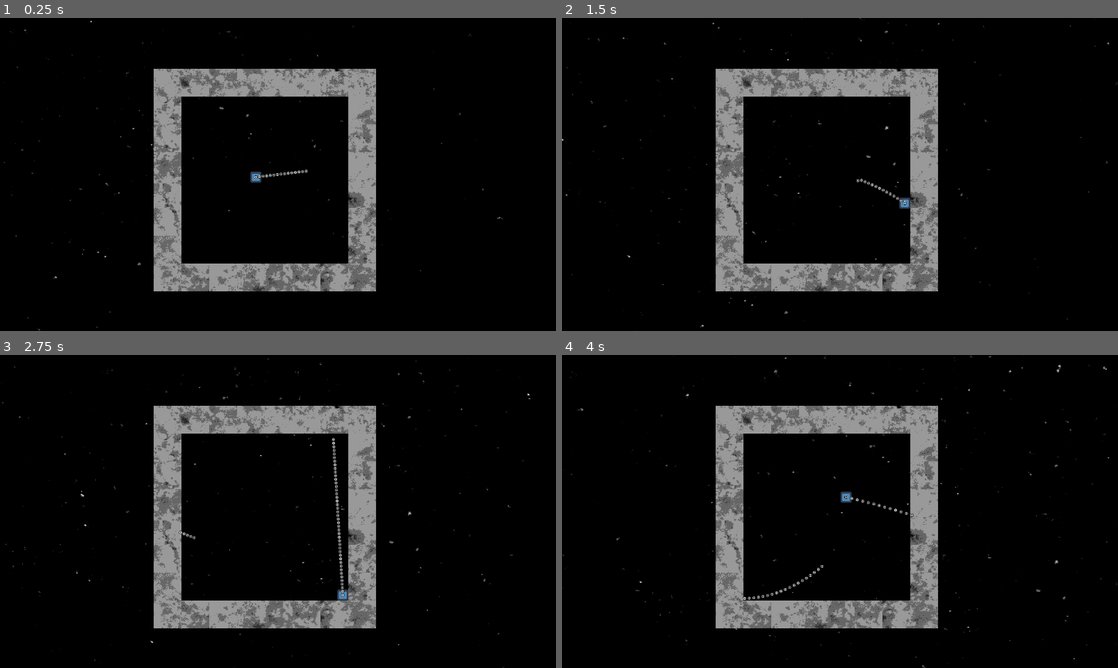
Above: before the commit, frames 1-4 (two rows, left to right).
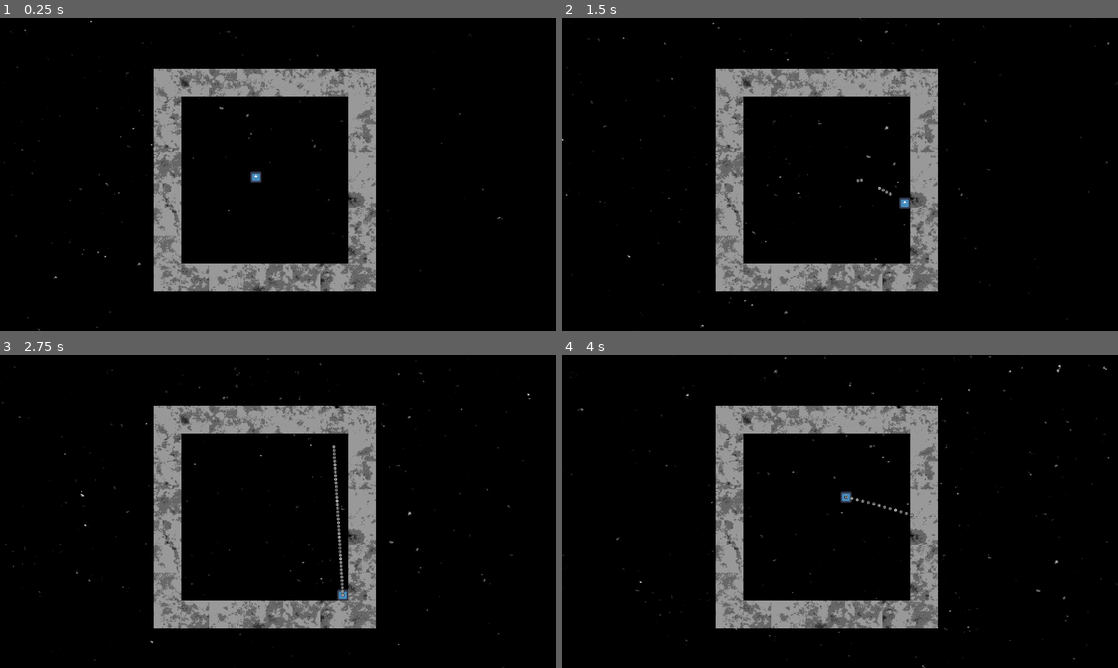
Above: after the commit, the same moments.

Repository: Indivicivet/ludumdare54
Game: Godot game, scene res://ludumdare54.tscn
The game is run twice, just before and just after one commit, with the same random seed, the same clock (stepped at 60 frames per second) and the same inputs. The engine's default icon, where the game draws it, is replaced by a stand-in: a white triangle on a blue panel in a dark square.
Inputs (mouse positions are in pixels of both pictures, inside the frame that each line leads up to):
- Up to frame 1 (0.25 s): no input
- Up to frame 2 (1.5 s): move the mouse to (962, 158) at 0.52 s; press the mouse at (962, 158) at 0.53 s; hold Right (right) 0.53-1.28 s; move the mouse to (728, 190) at 1.27 s; release the mouse at (728, 190) at 1.28 s; hold Down (down) from 1.28 s (still down); click (728, 190) at 1.35 s
- Up to frame 3 (2.75 s): move the mouse to (333, 442) at 2.02 s; release Down (down) at 2.03 s; press the mouse at (333, 442) at 2.03 s; hold Right (right) from 2.03 s (still down)
- Up to frame 4 (4 s): move the mouse to (812, 574) at 2.77 s; release Right (right) at 2.78 s; release the mouse at (812, 574) at 2.78 s; hold Up (up) 2.78-3.53 s; click (812, 574) at 2.85 s; move the mouse to (1006, 558) at 3.52 s; press the mouse at (1006, 558) at 3.53 s; hold Left (left) from 3.53 s (still down)

The runs differ from the first frame. In frame 1, less than 0.1% of the frame differs, in the area x 45-56%, y 48-52%; in frame 2, less than 0.1%; in frame 3, less than 0.1%; in frame 4, less than 0.1%, in the area x 32-47%, y 67-79%.

Commit message:
make firing optional

Diff:
--- a/scripts/gun1.gd
+++ b/scripts/gun1.gd
@@ -5,13 +5,13 @@
 
 
 func _process(delta):
-	#if Input.is_action_pressed("primary_fire"):
-	var bullet_inst = bullet_type_1.instantiate()
-	owner.add_child(bullet_inst)
-	bullet_inst.transform = self.global_transform
-	var mouse_pos = get_viewport().get_mouse_position()
-	var dir_x = mouse_pos.x - self.global_transform.get_origin().x
-	var dir_y = mouse_pos.y - self.global_transform.get_origin().y
-	var dir_r = (dir_x ** 2 + dir_y ** 2) ** 0.5
-	bullet_inst.dir_cos = dir_x / dir_r
-	bullet_inst.dir_sin = dir_y / dir_r
+	if Input.is_action_pressed("primary_fire"):
+		var bullet_inst = bullet_type_1.instantiate()
+		owner.add_child(bullet_inst)
+		bullet_inst.transform = self.global_transform
+		var mouse_pos = get_viewport().get_mouse_position()
+		var dir_x = mouse_pos.x - self.global_transform.get_origin().x
+		var dir_y = mouse_pos.y - self.global_transform.get_origin().y
+		var dir_r = (dir_x ** 2 + dir_y ** 2) ** 0.5
+		bullet_inst.dir_cos = dir_x / dir_r
+		bullet_inst.dir_sin = dir_y / dir_r
